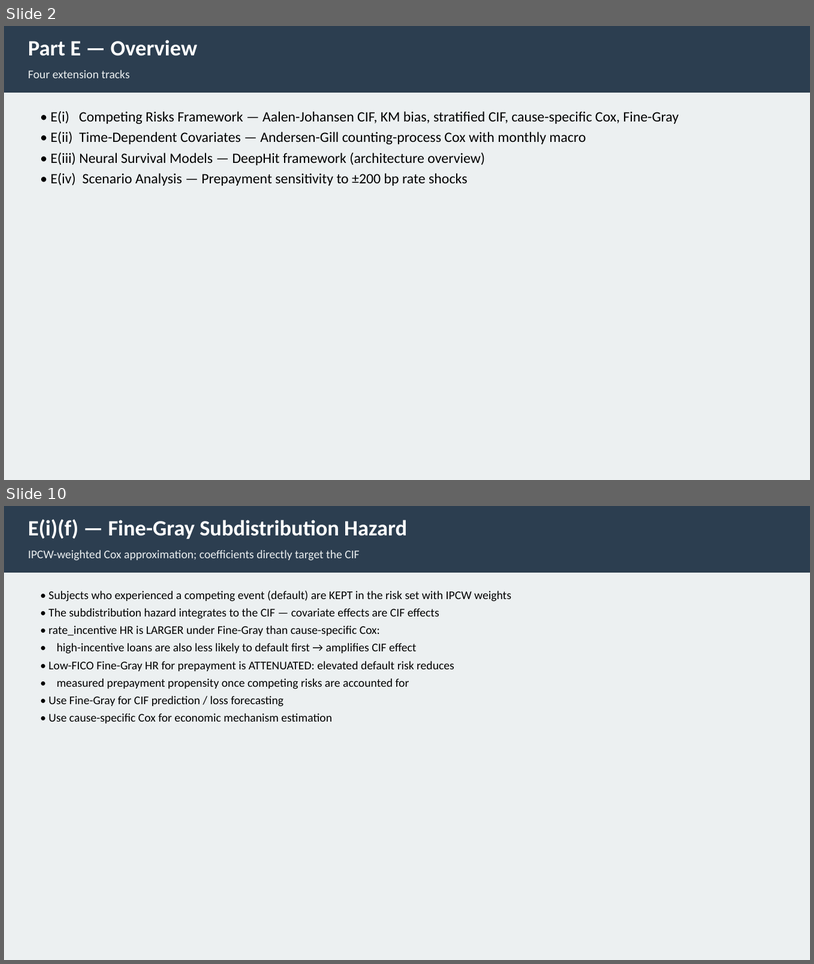
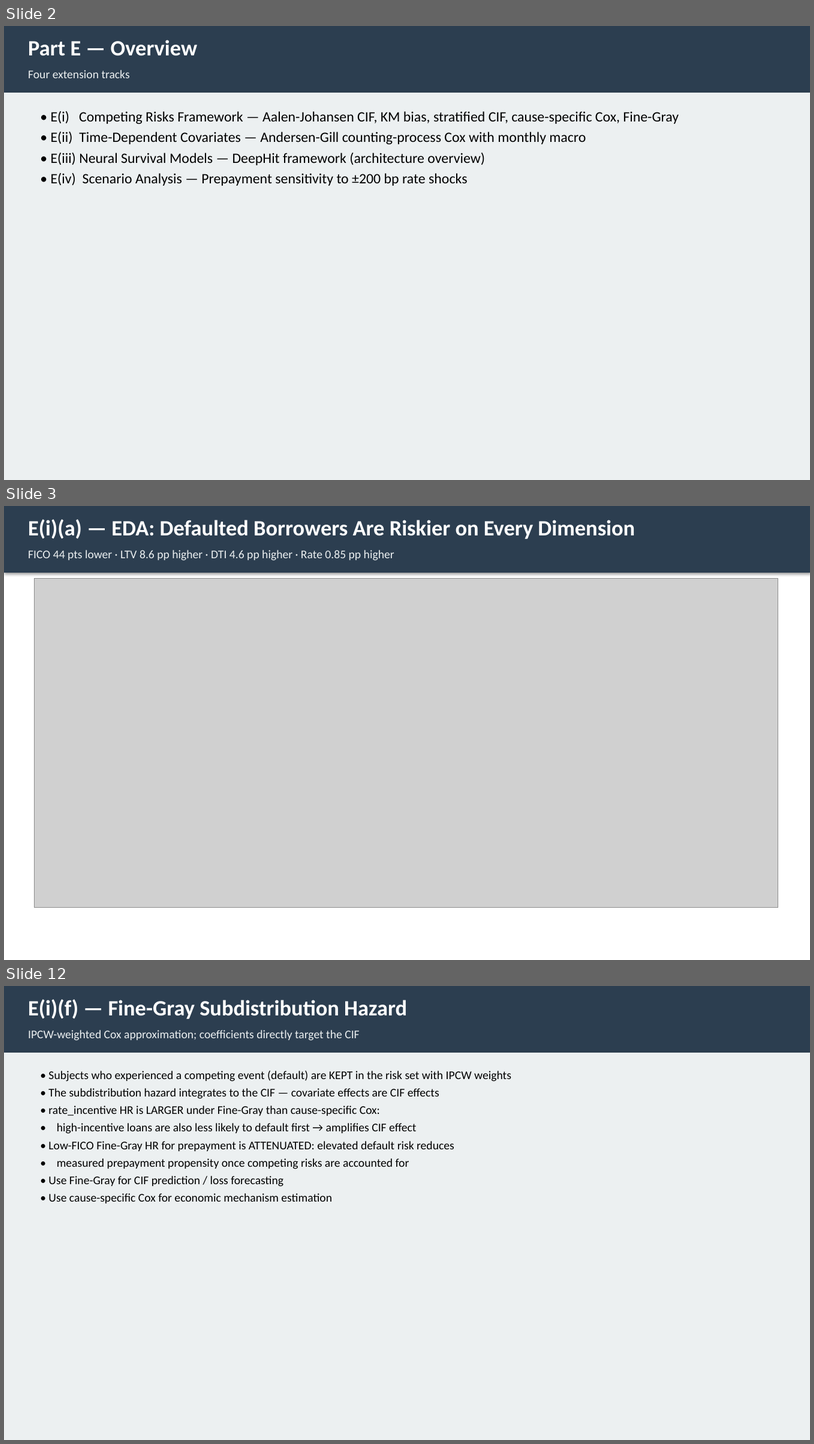
Before and after one commit to liny-r/IR-C-Assignment3, a slide deck: processed/PartE_Presentation.pptx. Shown one above the other, each under a label of ours: slides 2 and 10 before the commit, slides 2, 3 and 12 after it; the slides between them are not shown. The pictures are 814x964 and 814x1444 pixels, drawn with LibreOffice and Linux fonts; fonts in the diff are those of the drawing; grey boxes stand for pictures. Boxes give left, top, right and bottom in pixels: in the first picture for what was removed or moved away, otherwise in the second. Text is boxed around its words. In the diff, an @@ line names an element or a change of style, - is before the commit and + after.

```diff
--- a/processed/PartE_Presentation.pptx
+++ b/processed/PartE_Presentation.pptx
@@ slide 3 added at [4,506,810,960], background #FFFFFF @@
@@ rectangle added at [4,506,810,573], fill #2C3E50 @@
@@ text added at [28,519,635,539], 26 pt, text #FFFFFF, bold @@
+E(i)(a) — EDA: Defaulted Borrowers Are Riskier on Every Dimension
@@ text added at [28,550,395,561], 14 pt, text #ECF0F1 @@
+FICO 44 pts lower · LTV 8.6 pp higher · DTI 4.6 pp higher · Rate 0.85 pp higher
@@ picture added at [34,579,779,907] @@
@@ what was slide 10 is now slide 12 @@
```
Also in this commit, not shown: 2 slides changed, 3 other slides added, 1 slide removed, 8 other files.
